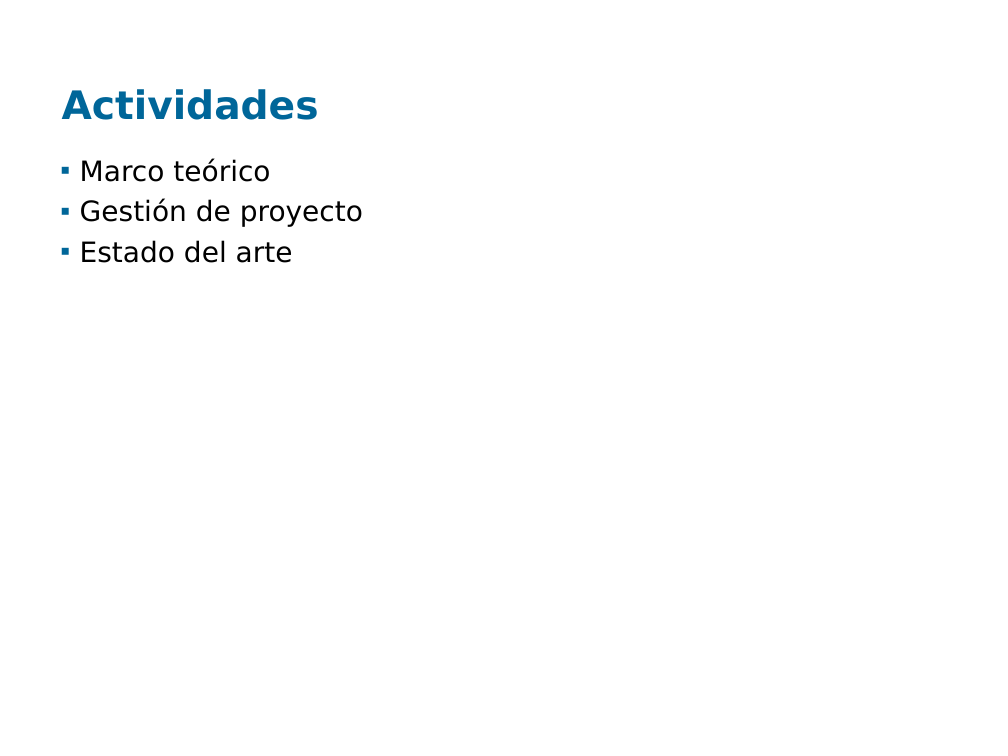
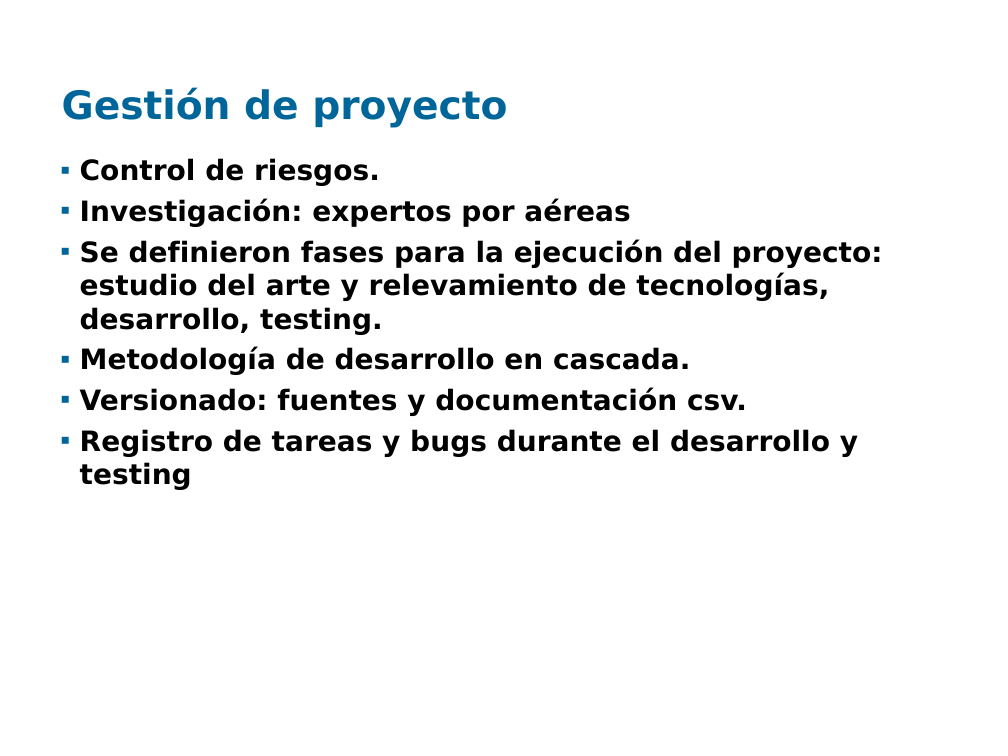
Before and after one commit to santiago-iturriaga/pgruso2007, a slide deck: slide 12 of Documentacion/Presentación Fenton - Paulo.ppt. Drawn at 1008x756 pixels with LibreOffice and Linux fonts; fonts in the diff are those of the drawing; background and template pictures are left out. Boxes give left, top, right and bottom in pixels: in the first picture for what was removed or moved away, otherwise in the second. Text is boxed around its words. In the diff, an @@ line names an element or a change of style, - is before the commit and + after.

```diff
--- a/Documentacion/Presentación Fenton - Paulo.ppt
+++ b/Documentacion/Presentación Fenton - Paulo.ppt
@@ title at (62, 87, 507, 128): text changed @@
-Actividades
+Gestión de proyecto
@@ text at (80, 158, 883, 490): text changed; bold on @@
-▪ Marco teórico
-▪ Gestión de proyecto
-▪ Estado del arte
+▪ Control de riesgos.
+▪ Investigación: expertos por aéreas
+▪ Se definieron fases para la ejecución del proyecto: estudio del arte y relevamiento de tecnologías, desarrollo, testing.
+▪ Metodología de desarrollo en cascada.
+▪ Versionado: fuentes y documentación csv.
+▪ Registro de tareas y bugs durante el desarrollo y testing
```
Also in this commit, not shown: 4 other slides changed, 1 slide added, 1 slide removed.
